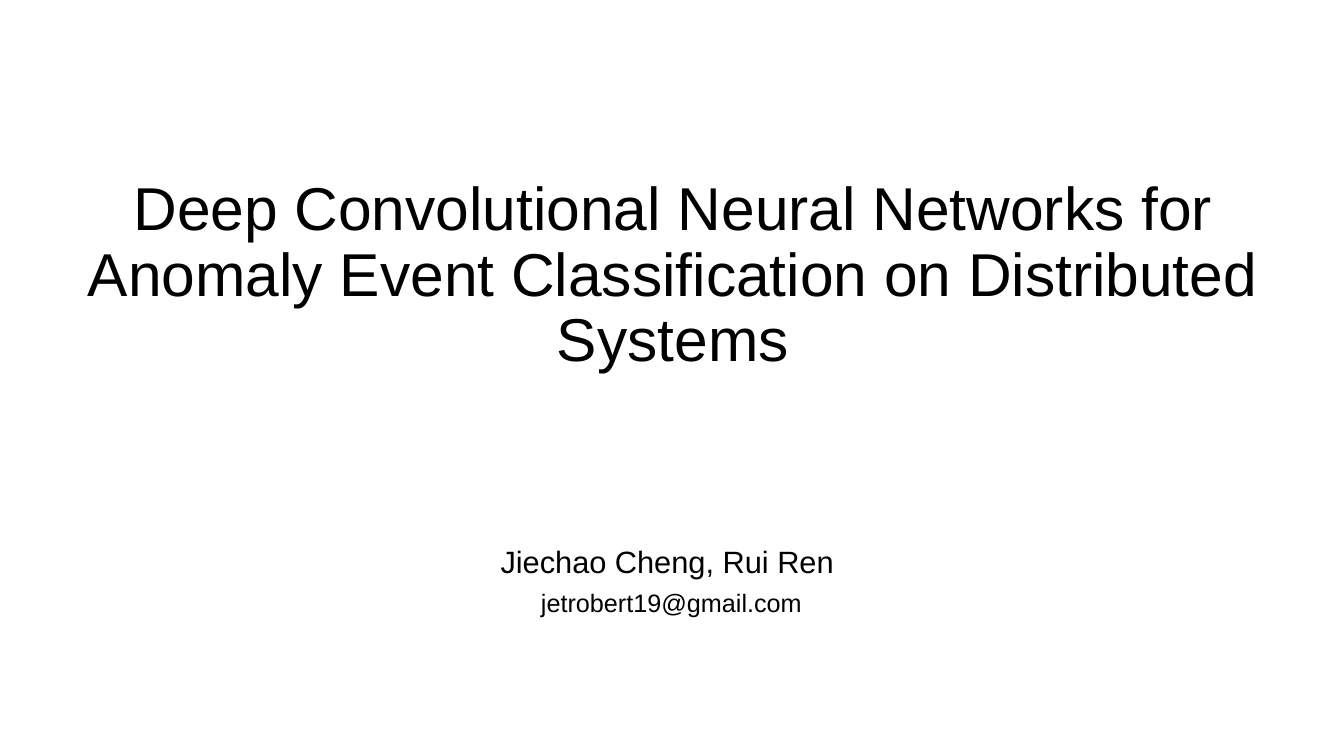
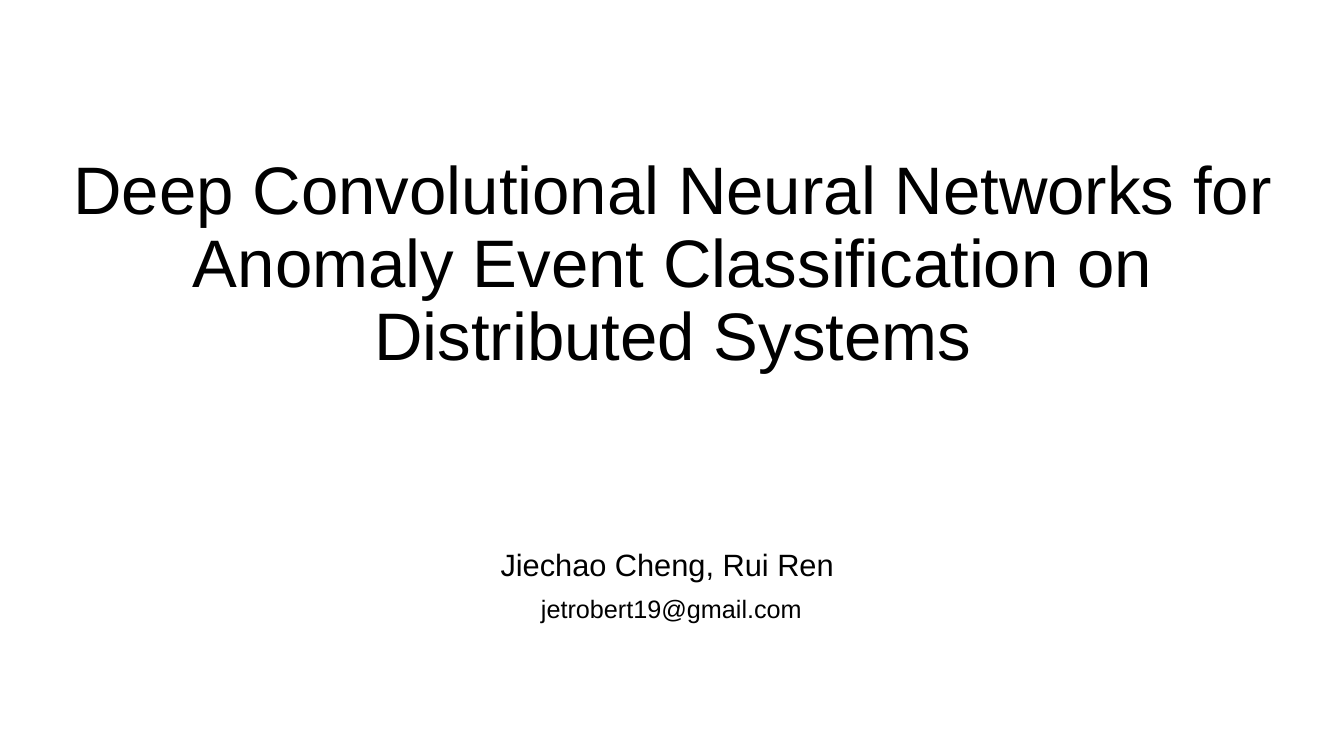
Before and after one commit to stephen-cheng/system_log_lstm_cnn, a slide deck: slide 1 of sum/Outline.pptx. Drawn at 1344x756 pixels with LibreOffice and Linux fonts; fonts in the diff are those of the drawing. Boxes give left, top, right and bottom in pixels: in the first picture for what was removed or moved away, otherwise in the second. Text is boxed around its words. In the diff, an @@ line names an element or a change of style, - is before the commit and + after.

```diff
--- a/sum/Outline.pptx
+++ b/sum/Outline.pptx
@@ title "Deep Convolutional Neural Networks for ..." at [73,165,1271,372]: size 43.2 to 48 pt @@
@@ subtitle "Jiechao Cheng, Rui Ren" at [501,553,833,624]: line spacing 0.8 to 0.9 @@
```
Also in this commit, not shown: 2 other slides changed, 2 other files.
